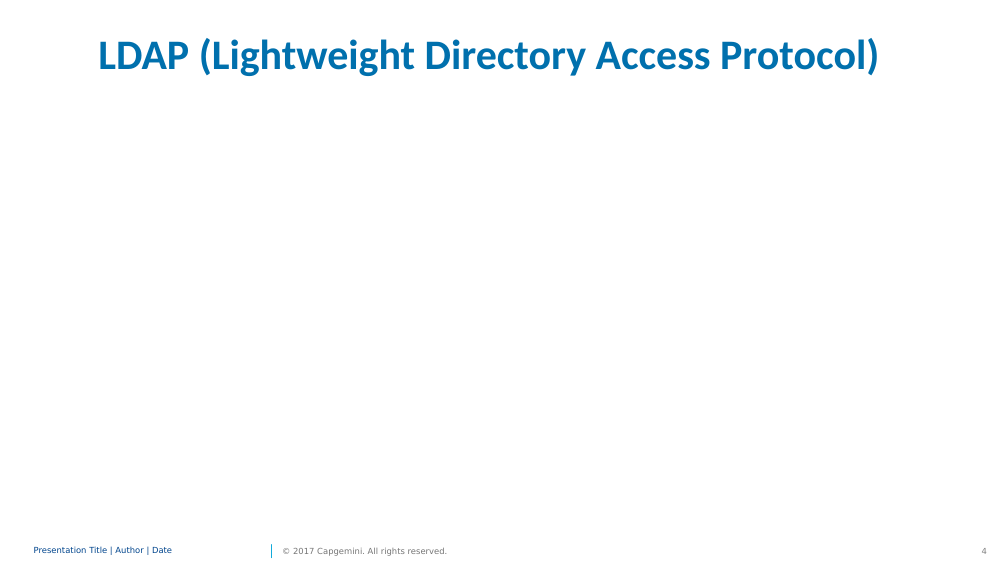
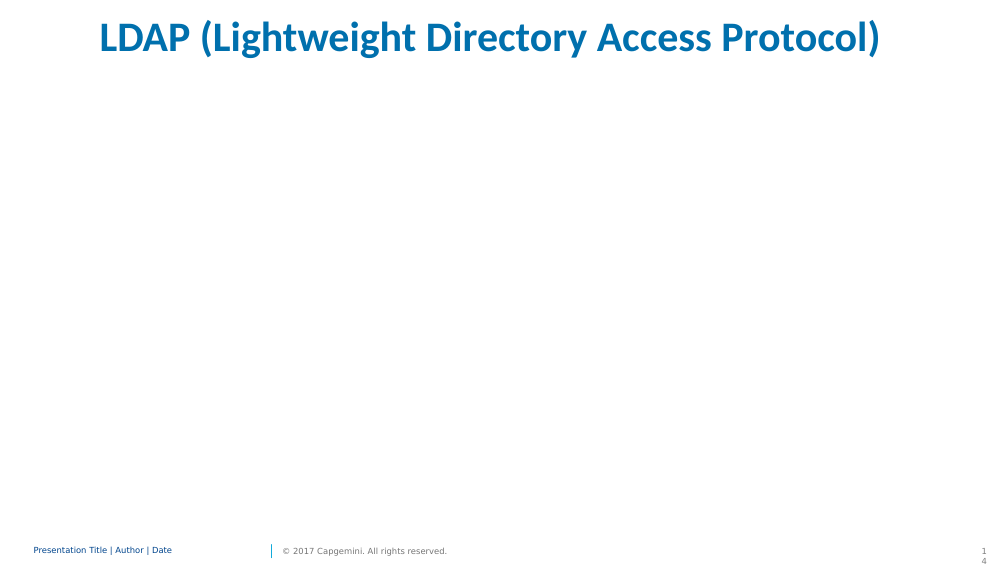
Before and after one commit to PriyalPotnis/m1, a slide deck: slide 14 of M1.pptx (slide 4 before the commit). Drawn at 1008x567 pixels with LibreOffice and Linux fonts; fonts in the diff are those of the drawing; background and template pictures are left out. Boxes give left, top, right and bottom in pixels: in the first picture for what was removed or moved away, otherwise in the second. Text is boxed around its words. In the diff, an @@ line names an element or a change of style, - is before the commit and + after.

```diff
--- a/M1.pptx
+++ b/M1.pptx
@@ title "LDAP (Lightweight Directory Access Protocol)": place and size @@
-title "LDAP (Lightweight Directory Access Protocol)" at (98,38,879,76)
+title "LDAP (Lightweight Directory Access Protocol)" at (100,20,880,58)
```
Also in this commit, not shown: 3 other slides changed, 10 slides added.
